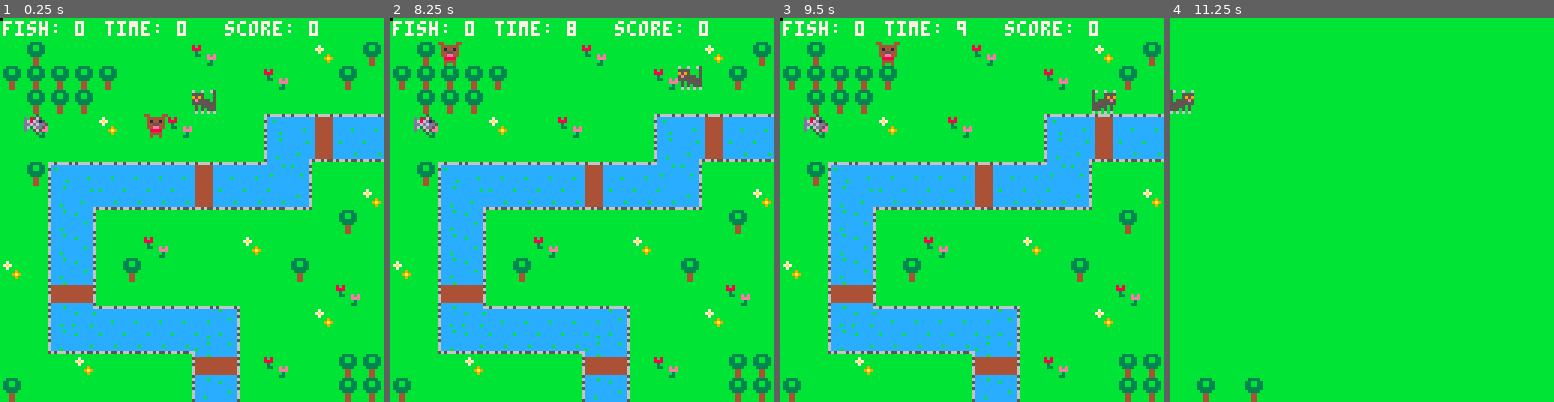
Above: before the commit, frames 1-4 (left to right).
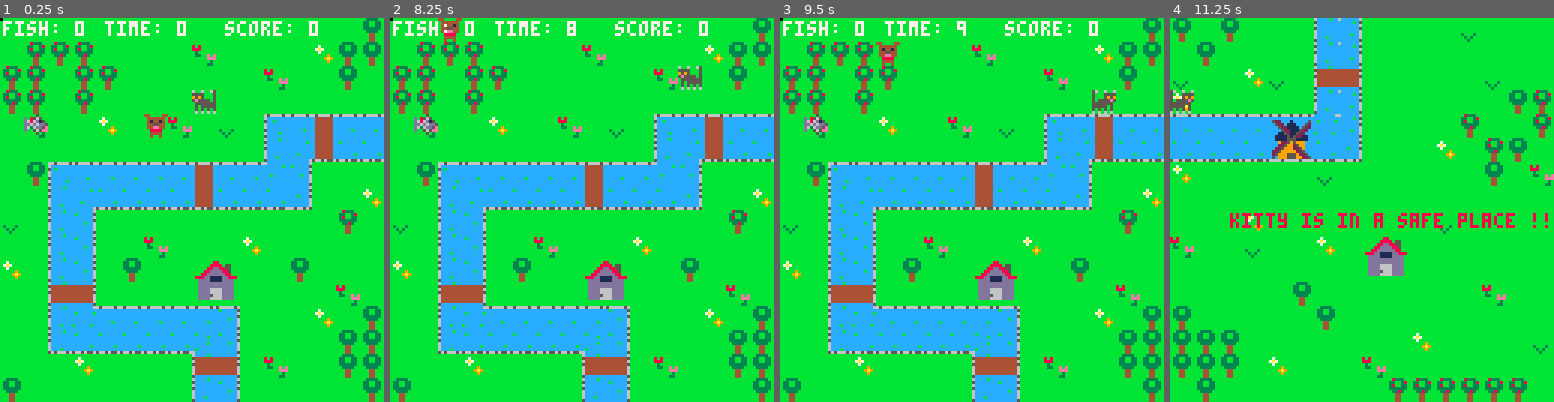
Above: after the commit, the same moments.

Repository: adatechschool/projet-collectif---pico-8-pico-8-cmc
Game: PICO-8 cartridge kitties_like_fishies.p8
Same seed, same stepped clock (60 frames per second), same inputs: the game is played once before the commit and once after it.
Inputs:
- Up to frame 1 (0.25 s): no input
- Up to frame 2 (8.25 s): hold Right 1.6-2.1 s; hold Up 2.15-2.42 s; hold Right 2.47-3.03 s; hold Left 3.08-3.58 s; hold Down 3.63-3.97 s; hold Right 4.02-4.68 s; hold Up 4.73-5.03 s; hold Left 5.08-5.68 s; hold Down 5.73-6.03 s; hold Right 6.08-6.58 s; hold Right 6.63-7.13 s; hold Up 7.18-7.45 s; hold Right 7.5-8.07 s; hold Left from 8.12 s (still down)
- Up to frame 3 (9.5 s): release Left at 8.62 s; hold Down 8.67-9 s; hold Right from 9.05 s (still down)
- Up to frame 4 (11.25 s): release Right at 9.72 s; hold Up 9.77-10.07 s; hold Left 10.12-10.72 s; hold Down 10.77-11.07 s; hold Right from 11.12 s (still down)

The runs differ from the first frame. In frame 1, 3.0% of the frame differs, in the area x 0-100%, y 0-100%; in frame 2, 3.3%; in frame 3, 3.0%; in frame 4, 17%.

Commit message:
last updates with camera and new map, dogs vs cats ok

Diff:
--- a/kitties_like_fishies.p8
+++ b/kitties_like_fishies.p8
@@ -36,6 +36,8 @@
 	draw_map()
 	draw_explosions()
  draw_sprites()
+--safe space
+	print('kitty is in a safe place !!!',148,65,8)
 --game over
 	if game_over==true then
 		sfx(-1,0)
@@ -302,30 +304,41 @@
 
 
 
+…(8 lines of a section not shown)…
 __gff__
-0001000001010001000100000101010000010101010101010101000001010101000000000000000000000000000000000000000000000000000000000000000000000000000000000000000000000000000000000000000000000000000000000000000000000000000000000000000000000000000000000000000000000000
+0001000002010001000100000101010000010101010101010101000001010101000000010101000000000000000000000001010101010000000000000000000000000000000000000000000000000000000000000000000000000000000000000000000000000000000000000000000000000000000000000000000000000000
 0000000000000000000000000000000000000000000000000000000000000000000000000000000000000000000000000000000000000000000000000000000000000000000000000000000000000000000000000000000000000000000000000000000000000000000000000000000000000000000000000000000000000000
 __map__
-0a0a0a0a0a0a0a0a0a0a0a0a0a0a0a0a0a0a0a0a0a0a0a0a0a0a0a0a0a0a0a0a0a0a0a0a0a0a0a0a21212121000000000000000000000000000000000000000000000000000000000000000000000000000000000000000000000000000000000000000000000000000000000000000000000000000000000000000000000000
-0a050a0a0a0a0a0a060a0a0a0a080a050a0a0a0a0a0a0a0a0a0a0a0a0a0a0a0a0a0a0a0a0a0a0a0a21212121000000000000000000000000000000000000000000000000000000000000000000000000000000000000000000000000000000000000000000000000000000000000000000000000000000000000000000000000
-05050505050a0a0a0a0a0a060a0a050a0a0a0a0a0a0a0a0a0a0a0a0a0a0a0a0a0a0a0a0a0a0a0a0a21212121000000000000000000000000000000000000000000000000000000000000000000000000000000000000000000000000000000000000000000000000000000000000000000000000000000000000000000000000
-0a0505050a0a0a0a0a0a0a0a0a0a0a0a0a0a0a0a0a0a0a0a0a0a0a0a0a0a0a0a0a0a0a0a0a0a0a0a21212121000000000000000000000000000000000000000000000000000000000000000000000000000000000000000000000000000000000000000000000000000000000000000000000000000000000000000000000000
-0a060a0a080a0a060a0a0a130d100d0d0a0a0a0a0a0a0a0a0a0a0a0a0a0a0a0a0a0a0a0a0a0a0a0a21212121000000000000000000000000000000000000000000000000000000000000000000000000000000000000000000000000000000000000000000000000000000000000000000000000000000000000000000000000
-0a0a0a0a0a0a0a0a0a0a0a11170f0e0e0a0a0a0a0a0a0a0a0a0a0a0a0a0a0a0a0a0a0a0a0a0a0a0a21212121000000000000000000000000000000000000000000000000000000000000000000000000000000000000000000000000000000000000000000000000000000000000000000000000000000000000000000000000
-0a05190d0d0d0d0d100d0d18120a0a0a0a0a0a0a0a0a0a0a0a0a0a0a0a0a0a0a0a0a0a0a0a0a0a0a21212121000000000000000000000000000000000000000000000000000000000000000000000000000000000000000000000000000000000000000000000000000000000000000000000000000000000000000000000000
-0a0a11170e0e0e0e0f0e0e0e150a0a080a0a0a0a0a0a0a0a0a0a0a0a0a0a0a0a0a0a0a0a0a0a0a0a21212121000000000000000000000000000000000000000000000000000000000000000000000000000000000000000000000000000000000000000000000000000000000000000000000000000000000000000000000000
-0a0a11120a0a0a0a0a0a0a0a0a0a050a0a0a0a0a0a0a0a0a0a0a0a0a0a0a0a0a0a0a0a0a0a0a0a0a21212121000000000000000000000000000000000000000000000000000000000000000000000000000000000000000000000000000000000000000000000000000000000000000000000000000000000000000000000000
-0a0a11120a0a060a0a0a080a0a0a0a0a0a0a0a0a0a0a0a0a0a0a0a0a0a0a0a0a0a0a0a0a0a0a0a0a21212121000000000000000000000000000000000000000000000000000000000000000000000000000000000000000000000000000000000000000000000000000000000000000000000000000000000000000000000000
-080a11120a050a0a0a0a0a0a050a0a0a0a0a0a0a0a0a0a0a0a0a0a0a0a0a0a0a0a0a0a0a0a0a0a0a21212121000000000000000000000000000000000000000000000000000000000000000000000000000000000000000000000000000000000000000000000000000000000000000000000000000000000000000000000000
-0a0a1b1a0a0a0a0a0a0a0a0a0a0a060a0a0a0a0a0a0a0a0a0a0a0a0a0a0a0a0a0a0a0a0a0a0a0a0a21212121000000000000000000000000000000000000000000000000000000000000000000000000000000000000000000000000000000000000000000000000000000000000000000000000000000000000000000000000
-0a0a111d0d0d0d0d0d1e0a0a0a080a0a0a0a0a0a0a0a0a0a0a0a0a0a0a0a0a0a0a0a0a0a0a0a0a0a21212121000000000000000000000000000000000000000000000000000000000000000000000000000000000000000000000000000000000000000000000000000000000000000000000000000000000000000000000000
-0a0a1c0e0e0e0e0e1f120a0a0a0a0a0a0a0a0a0a0a0a0a0a0a0a0a0a0a0a0a0a0a0a0a0a0a0a0a0a21212121000000000000000000000000000000000000000000000000000000000000000000000000000000000000000000000000000000000000000000000000000000000000000000000000000000000000000000000000
-0a0a0a080a0a0a0a1b1a0a060a0a05050a0a0a0a0a0a0a0a0a0a0a0a0a0a0a0a0a0a0a0a0a0a0a0a21212121000000000000000000000000000000000000000000000000000000000000000000000000000000000000000000000000000000000000000000000000000000000000000000000000000000000000000000000000
-050a0a0a0a0a0a0a11120a0a0a0a05050a050a050a0a0a0a0a0a0a0a0a0a0a0a0a0a0a0a0a0a0a0a21212121000000000000000000000000000000000000000000000000000000000000000000000000000000000000000000000000000000000000000000000000000000000000000000000000000000000000000000000000
-…(7 lines of a section not shown)…
+0a0a0a0a0a0a0a0a0a0a0a0a0a0a0a05050a050a0a0a11160a0a0a0a300a0a0a0a0a0a0a0a0a0a0a0a0a0a0a0a0a0a0a0a0a000000000000000000000000000000000000000000000000000000000000000000000000000000000000000000000000000000000000000000000000000000000000000000000000000000000000
+0a3131310a0a0a0a060a0a0a0a0805050a050a0a0a0a11160a0a0a0a0a0a0a0a0a0a0a0a0a0a0a0a0a0a0a0a0a0a0a0a0a0a000000000000000000000000000000000000000000000000000000000000000000000000000000000000000000000000000000000000000000000000000000000000000000000000000000000000
+31310a31310a0a0a0a0a0a060a0a050a300a0a08300a1b1a0a0a0a0a0a300a0a080a0a0a0a0a0a0a0a0a0a0a0a0a0a0a0a0a000000000000000000000000000000000000000000000000000000000000000000000000000000000000000000000000000000000000000000000000000000000000000000000000000000000000
+31310a310a0a0a0a0a0a0a0a0a0a0a0a080a0a0a0a0a11160a0a0a0a0a0a05310a0a0a0a0a0a0a0a0a0a0a0a0a0a0a0a0a0a000000000000000000000000000000000000000000000000000000000000000000000000000000000000000000000000000000000000000000000000000000000000000000000000000000000000
+0a060a0a080a0a060a300a130d100d0d0d0d0d0d22231d160a0a0a0a310a0a31050a0a0a0a0a0a0a0a0a0a0a0a0a0a0a0a0a000000000000000000000000000000000000000000000000000000000000000000000000000000000000000000000000000000000000000000000000000000000000000000000000000000000000
+0a0a0a0a0a0a0a0a0a0a0a11170f0e0e0e0e0e0e32330e150a0a0a080a31050a0a0a0a0a0a0a0a0a0a0a0a0a0a0a0a0a0a0a000000000000000000000000000000000000000000000000000000000000000000000000000000000000000000000000000000000000000000000000000000000000000000000000000000000000
+0a05190d0d0d0d0d100d0d18120a0a0a080a0a0a0a0a300a0a0a0a0a0a050a060a0a0a0a0a0a0a0a0a0a0a0a0a0a0a0a0a0a000000000000000000000000000000000000000000000000000000000000000000000000000000000000000000000000000000000000000000000000000000000000000000000000000000000000
+0a0a11170e0e0e0e0f0e0e0e150a0a080a0a0a0a0a0a0a0a0a0a0a0a0a0a0a0a0a0a0a0a0a0a0a0a0a0a0a0a0a0a0a0a0a0a000000000000000000000000000000000000000000000000000000000000000000000000000000000000000000000000000000000000000000000000000000000000000000000000000000000000
+300a11120a0a0a0a0a0a0a0a0a0a310a0a0a0a080a0a0a0a0a0a0a300a0a0a0a0a0a0a0a0a0a0a0a0a0a0a0a0a0a0a0a0a0a000000000000000000000000000000000000000000000000000000000000000000000000000000000000000000000000000000000000000000000000000000000000000000000000000000000000
+0a0a11120a0a060a0a0a080a0a0a0a0a060a0a300a0a080a24250a0a0a0a0a0a0a0a0a0a0a0a0a0a0a0a0a0a0a0a0a0a0a0a000000000000000000000000000000000000000000000000000000000000000000000000000000000000000000000000000000000000000000000000000000000000000000000000000000000000
+080a11120a050a0a24250a0a050a0a0a0a0a0a0a0a0a0a0a34350a0a0a0a0a0a0a0a0a0a0a0a0a0a0a0a0a0a0a0a0a0a0a0a000000000000000000000000000000000000000000000000000000000000000000000000000000000000000000000000000000000000000000000000000000000000000000000000000000000000
+0a0a1b1a0a0a0a0a34350a0a0a0a060a0a0a0a0a0a050a0a0a0a0a0a0a060a0a0a0a0a0a0a0a0a0a0a0a0a0a0a0a0a0a0a0a000000000000000000000000000000000000000000000000000000000000000000000000000000000000000000000000000000000000000000000000000000000000000000000000000000000000
+0a0a111d0d0d0d0d0d1e0a0a0a080a05050a0a0a0a0a050a0a0a0a0a0a0a0a0a0a0a0a0a0a0a0a0a0a0a0a0a0a0a0a0a0a0a000000000000000000000000000000000000000000000000000000000000000000000000000000000000000000000000000000000000000000000000000000000000000000000000000000000000
+0a0a1c0e0e0e0e0e1f120a0a0a0a05050505050a0a0a0a0a0a0a080a0a0a0a300a0a0a0a0a0a0a0a0a0a0a0a0a0a0a0a0a0a000000000000000000000000000000000000000000000000000000000000000000000000000000000000000000000000000000000000000000000000000000000000000000000000000000000000
+0a0a0a080a0a0a0a1b1a0a060a0a05050505050a080a0a0a060a0a0a0a0a0a0a0a0a0a0a0a0a0a0a0a0a0a0a0a0a0a0a0a0a000000000000000000000000000000000000000000000000000000000000000000000000000000000000000000000000000000000000000000000000000000000000000000000000000000000000
+050a0a0a0a0a0a0a11120a0a0a0a0a050a050a0a0a0a0a0a0a3131313131310a0a0a0a0a0a0a0a0a0a0a0a0a0a0a0a0a0a0a000000000000000000000000000000000000000000000000000000000000000000000000000000000000000000000000000000000000000000000000000000000000000000000000000000000000
+0000000000000000002626260000000000000000000000000026262626262626000000000000000000000000000000000000000000000000000000000000000000000000000000000000000000000000000000000000000000000000000000000000000000000000000000000000000000000000000000000000000000000000
+0000000000000026000000000000000000000000000000000000000000000000000000000000000000000000000000000000000000000000000000000000000000000000000000000000000000000000000000000000000000000000000000000000000000000000000000000000000000000000000000000000000000000000
+0000000000000026000000000000000000000000000000000000000000000000000000000000000000000000000000000000000000000000000000000000000000000000000000000000000000000000000000000000000000000000000000000000000000000000000000000000000000000000000000000000000000000000
+…(7 lines of a section not shown)…
Not shown, changed: 18 lines of the sprite sheet (__gfx__) section of kitties_like_fishies.p8
